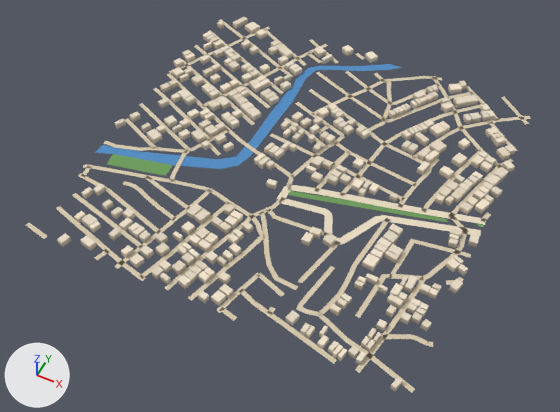
Renders of the glTF model public/assets/bengaluru-region-v1/tiles/t-14_4-l1.glb from each side of a commit.
The view is the same before and after, from a 50 mm camera at (-6448.0, 1593.0, 724.0) aimed at (-6752.0, 2201.0, -35.0). Arrows for +X, +Y and +Z are at lower left; the lights stay in place. The first picture is the older version. Vertices at exactly the same position are counted once.

The first picture shows 'building', 'ground', 'water'.
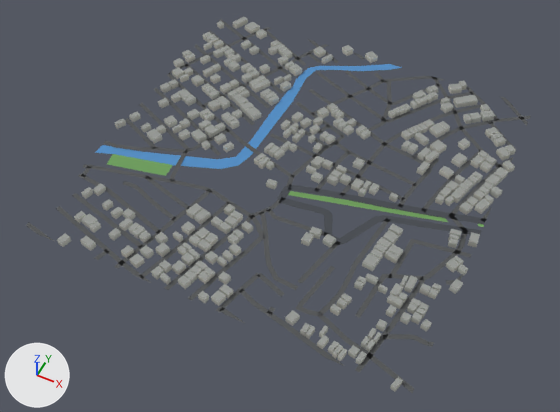
Location of each change, [x1, y1, x2, y2] in pixels of the pictures (560 x 412 px; the box of a moved part takes in the faces that stretch with it):
part 1 of me_building, recoloured
    both: [57, 17, 515, 391]
part 2 of me_ground, rebuilt (26% wider, 12% taller)
    before: [26, 223, 48, 239]
    after: [26, 223, 54, 241]
part 3 of me_ground, moved or reshaped
    before: [95, 19, 531, 393]
    after: [94, 19, 531, 393]
part 4 of me_ground, moved or reshaped
    before: [246, 229, 264, 252]
    after: [246, 229, 265, 252]
part 5 of me_ground, moved or reshaped
    before: [325, 151, 358, 178]
    after: [325, 152, 358, 178]
part 6 of me_ground, recoloured
    both: [56, 29, 530, 393]

Diff of the bpy script that builds the scene:
```diff
--- a/public/assets/bengaluru-region-v1/tiles/t-14_4-l1.glb.py
+++ b/public/assets/bengaluru-region-v1/tiles/t-14_4-l1.glb.py
@@ me_building @@
 # used by ob_building; location = (-7000.0, 2000.0, 0.0)
-me_building.from_pydata(...)  # 2688 vertices, 3360 faces; spans x -5.0..507.0, y -4.0..508.0, z 0.0..8.0
+me_building.from_pydata(...)  # 2688 vertices, 4032 faces; spans x -5.0..507.0, y -4.0..508.0, z 0.0..8.0
+# me_building part 1: 3360 kept faces spanning x -5.0..507.0, y -4.0..508.0, z 0.0..8.0 get new vertex colours
 me_building.materials.append(mat_building)
@@ me_ground @@
 # used by ob_ground; location = (-7000.0, 2000.0, 0.0)
 # verts and faces of me_ground; kept vertices keep their numbers, new ones are numbered from 1074
 # before: 333 (270.0, 118.0, 1.0) at pixel (265, 237), 334 (263.0, 118.0, 1.0) at pixel (259, 235)
-me_ground.from_pydata(...)  # 1074 vertices, 877 faces; spans x -3.0..503.0, y -3.0..503.0, z 1.0
+me_ground.from_pydata(...)  # 1092 vertices, 893 faces; spans x 0.0..500.0, y 0.0..500.0, z 1.0
+# me_ground part 2: the loose piece of 4 vertices spanning x -1.0..35.0, y -3.0..10.0, z 1.0 is rebuilt with 6 vertices and now spans x 0.0..48.0, y 0.0..11.0, z 1.0
+# me_ground part 3
+# 44 vertices are removed from x -3.0..502.0, y -3.0..503.0, z 1.0
+# 55 faces are deleted
+# 5 vertices in x 207.0..424.0, y -1.0..372.0, z 1.0 move by (0.0, 1.0, 0.0)
+# 3 vertices in x 83.0..182.0, y -2.0..498.0, z 1.0 move by (-6.0, 2.0, 0.0)
+# 3 vertices in x 201.0..422.0, y 1.0..374.0, z 1.0 move by (0.0, -1.0, 0.0)
+# 3 vertices in x 352.0..499.0, y 2.0..246.0, z 1.0 move by (1.0, 0.0, 0.0)
+# 50 vertices move from x -1.0..503.0, y -3.0..503.0, z 1.0 to x 0.0..500.0, y 0.0..500.0, z 1.0
+# 60 vertices are added at x 0.0..500.0, y 0.0..500.0, z 1.0
+# 69 new faces join them
+# me_ground part 4
+verts[334] = (263.0, 117.0, 1.0)  # moved, pixel (259, 236)
+verts[333] = (270.0, 119.0, 1.0)  # moved, pixel (265, 236)
+# me_ground part 5
+# 4 vertices are removed from x 291.0..303.0, y 268.0, z 1.0
+# 8 faces are deleted
+# 4 vertices are added at (302.0, 270.0, 1.0), (296.0, 265.0, 1.0), (292.0, 265.0, 1.0), (299.0, 271.0, 1.0)
+# 8 new faces join them
+# me_ground part 6: 761 kept faces spanning x 0.0..500.0, y 0.0..500.0, z 1.0 get new vertex colours; the middle colour goes from beige #d7c9ae to dark grey #535556
 me_ground.materials.append(mat_ground)
```
